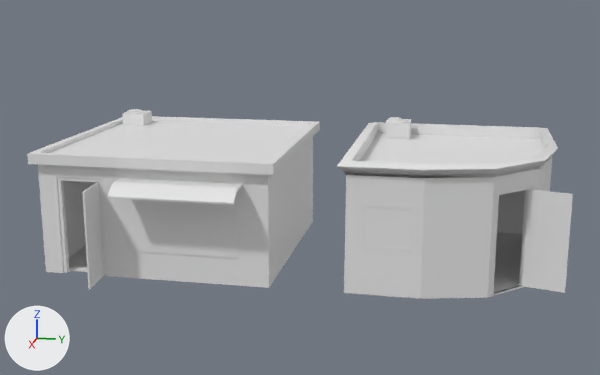
The glTF model public/assets/outdoor/buildings/duo/scene.gltf as it was, and as the next commit left it.
The view is the same before and after, from a camera (50 mm lens) standing at (15.86, 6.16, 5.97) and looking at (-1.52, 2.69, 1.62). The lights are fixed; the arrows at lower left show +X, +Y and +Z. The older version comes first. Materials are left out; every surface is plain grey. Where no turn or scale is listed for an object, it has been applied to the vertices.
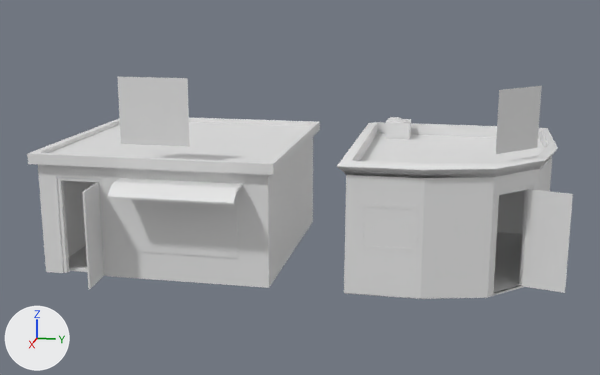
The change, as JSON lines over the scene's bpy script:
```json
{"op": "add", "block": "me_musiquest", "code": ["me_musiquest = bpy.data.meshes.new('Musiquest')", "me_musiquest.from_pydata(...)  # 4 vertices, 2 faces; spans x 0.0, y -0.719..0.719, z -0.67..0.67"]}
{"op": "add", "block": "me_hotel", "code": ["me_hotel = bpy.data.meshes.new('Hotel')", "me_hotel.from_pydata(...)  # 4 vertices, 2 faces; spans x -0.409..0.409, y -0.409..0.409, z -0.606..0.606"]}
{"op": "add", "block": "ob_musiquest", "code": ["ob_musiquest = bpy.data.objects.new('Musiquest', me_musiquest)", "ob_musiquest.location = (0.51, 0.16, 3.52)"]}
{"op": "add", "block": "ob_hotel", "code": ["ob_hotel = bpy.data.objects.new('Hotel', me_hotel)", "ob_hotel.location = (-0.31, 7.16, 3.45)"]}
```

Location of each change, (x1, y1, x2, y2) in pixels of the pictures (600 x 375 px):
```json
{"object": "Musiquest", "change": "added", "after": [117, 77, 190, 147]}
{"object": "Hotel", "change": "added", "after": [496, 86, 542, 154]}
```
